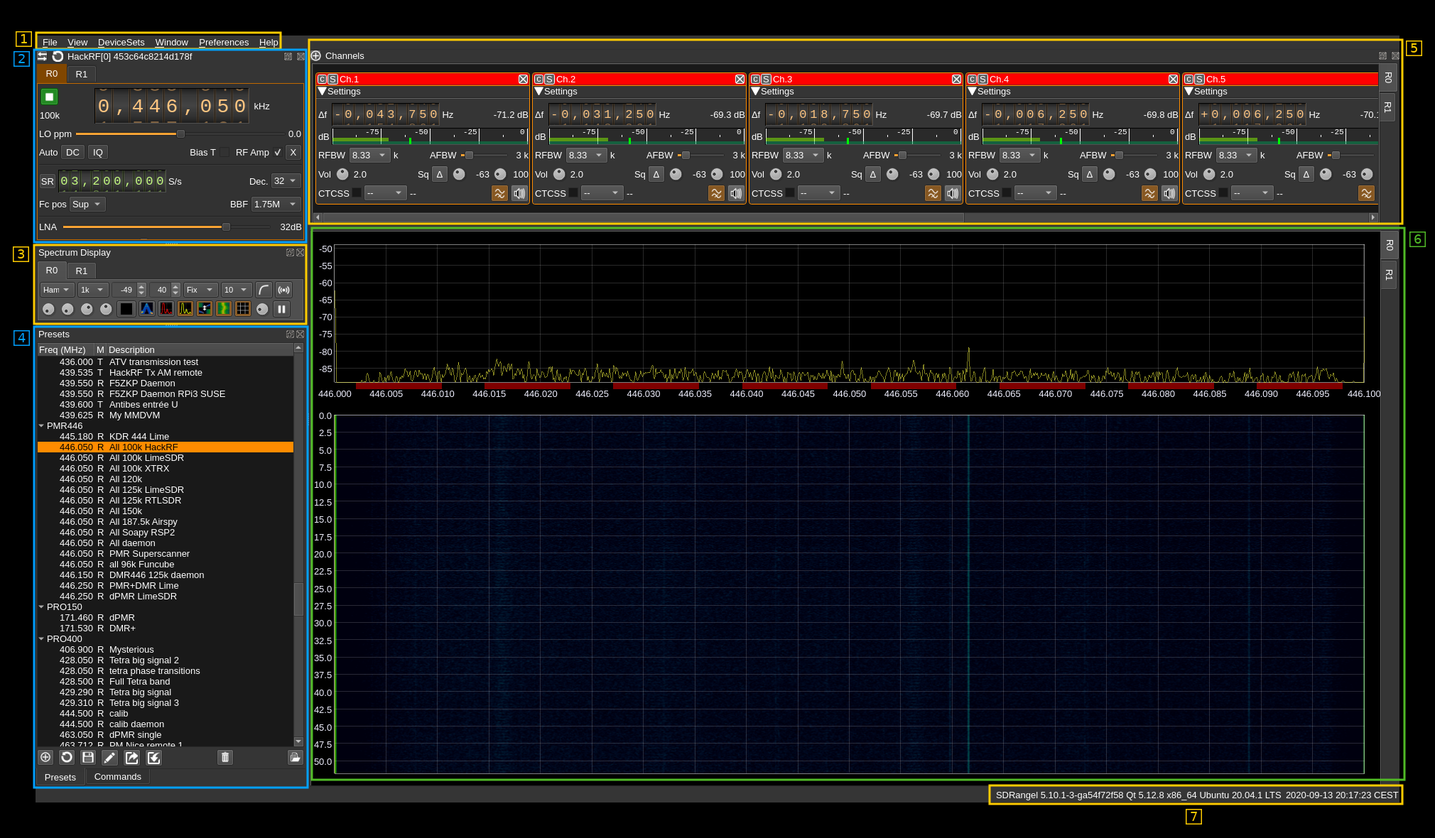
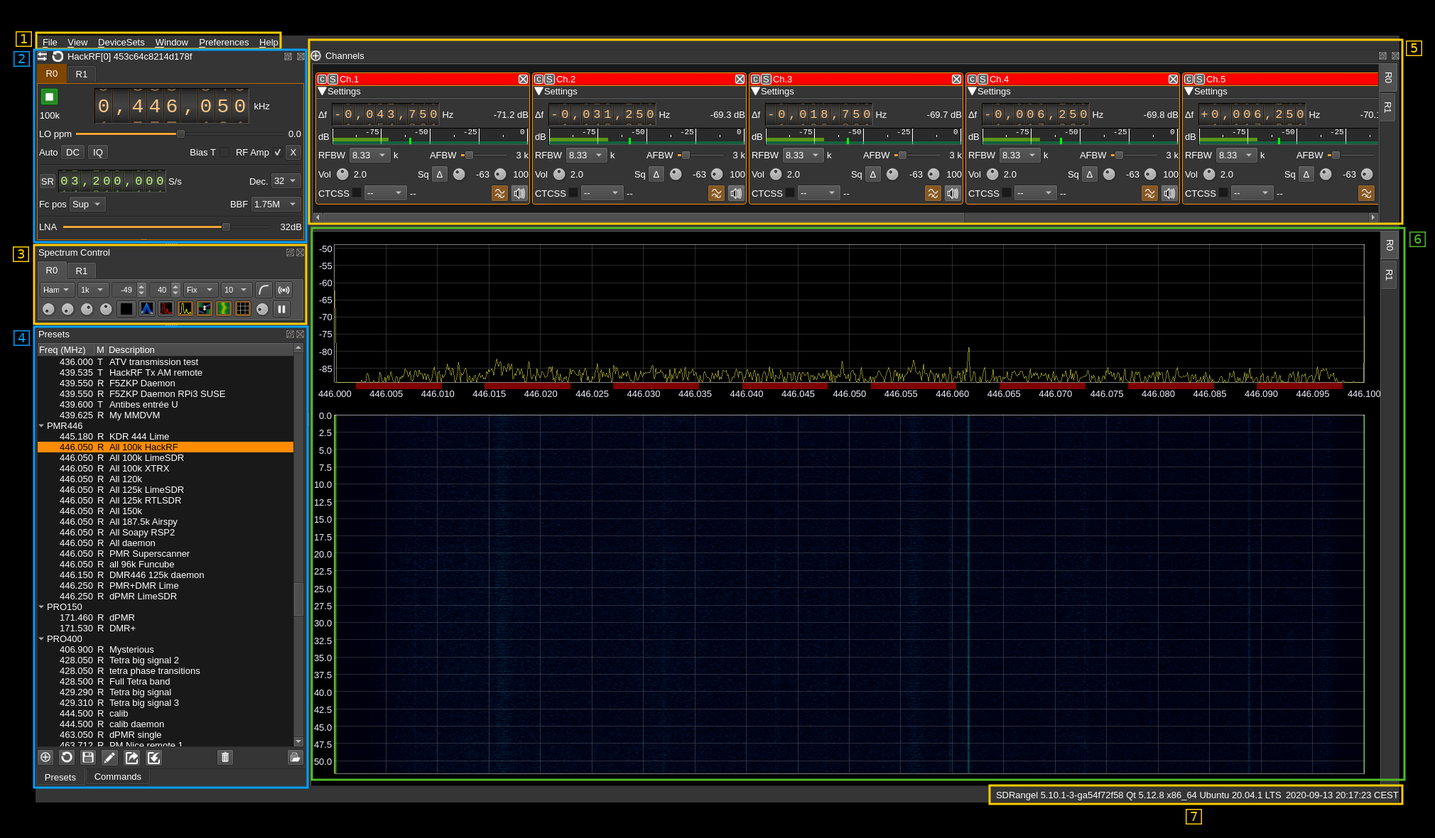
Layer changes from the first 1435 × 838 image to the second:
added layer "Pasted Layer #1" above "Pasted Layer" over (80, 249, 111, 258)
